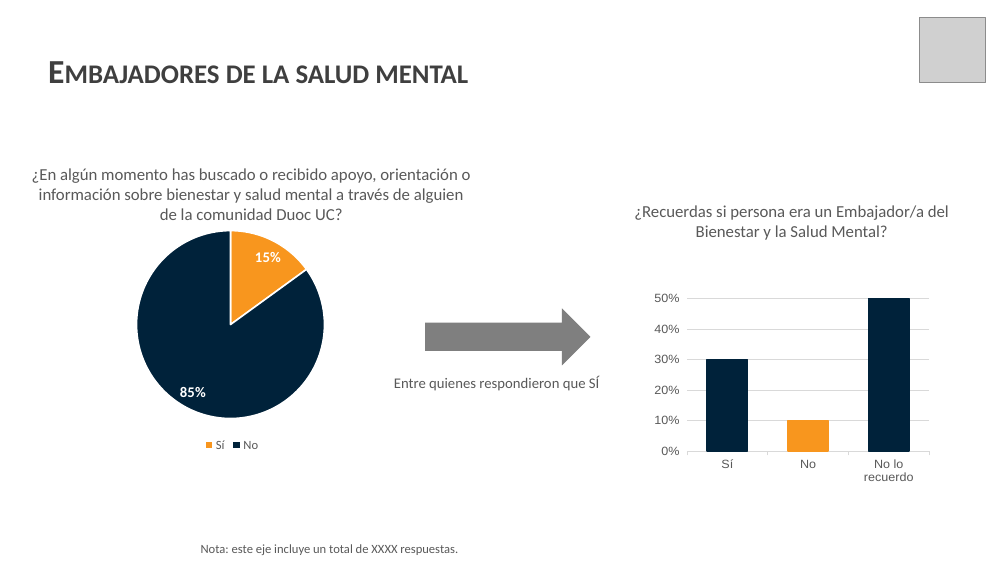
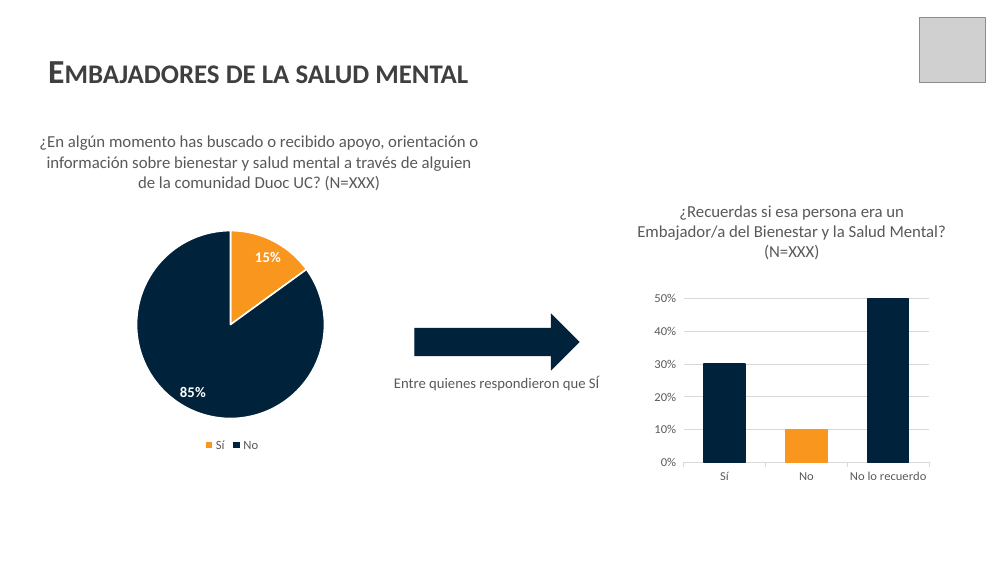
Before and after one commit to SebaValenzuela/RBDUOC2025, a slide deck: slide 63 of reports/templates/template-prueba.pptx. Drawn at 1008x567 pixels with LibreOffice and Linux fonts; fonts in the diff are those of the drawing; grey boxes stand for pictures; background and template pictures are left out. Boxes give left, top, right and bottom in pixels: in the first picture for what was removed or moved away, otherwise in the second. Text is boxed around its words. In the diff, an @@ line names an element or a change of style, - is before the commit and + after.

```diff
--- a/reports/templates/template-prueba.pptx
+++ b/reports/templates/template-prueba.pptx
@@ text at (39, 135, 478, 190): text changed @@
-¿En algún momento has buscado o recibido apoyo, orientación o información sobre bienestar y salud mental a través de alguien de la comunidad Duoc UC?
+¿En algún momento has buscado o recibido apoyo, orientación o información sobre bienestar y salud mental a través de alguien de la comunidad Duoc UC? (N=XXX)
@@ text at (637, 205, 946, 259): text changed @@
-¿Recuerdas si persona era un Embajador/a del Bienestar y la Salud Mental?
+¿Recuerdas si esa persona era un Embajador/a del Bienestar y la Salud Mental? (N=XXX)
@@ column chart at (649, 278, 935, 488) @@
@@ category axis changed @@
@@ value axis changed @@
@@ right arrow: place and size @@
-right arrow at (426, 309, 590, 364)
+right arrow at (415, 315, 579, 369)
@@ right arrow at (415, 315, 579, 369): fill #7F7F7F to #00223A; outline #7F7F7F 1 pt to #00223A 1 pt @@
@@ text removed at (201, 544, 458, 555) @@
-Nota: este eje incluye un total de XXXX respuestas.
```
Also in this commit, not shown: 16 other slides changed, 13 other files.
